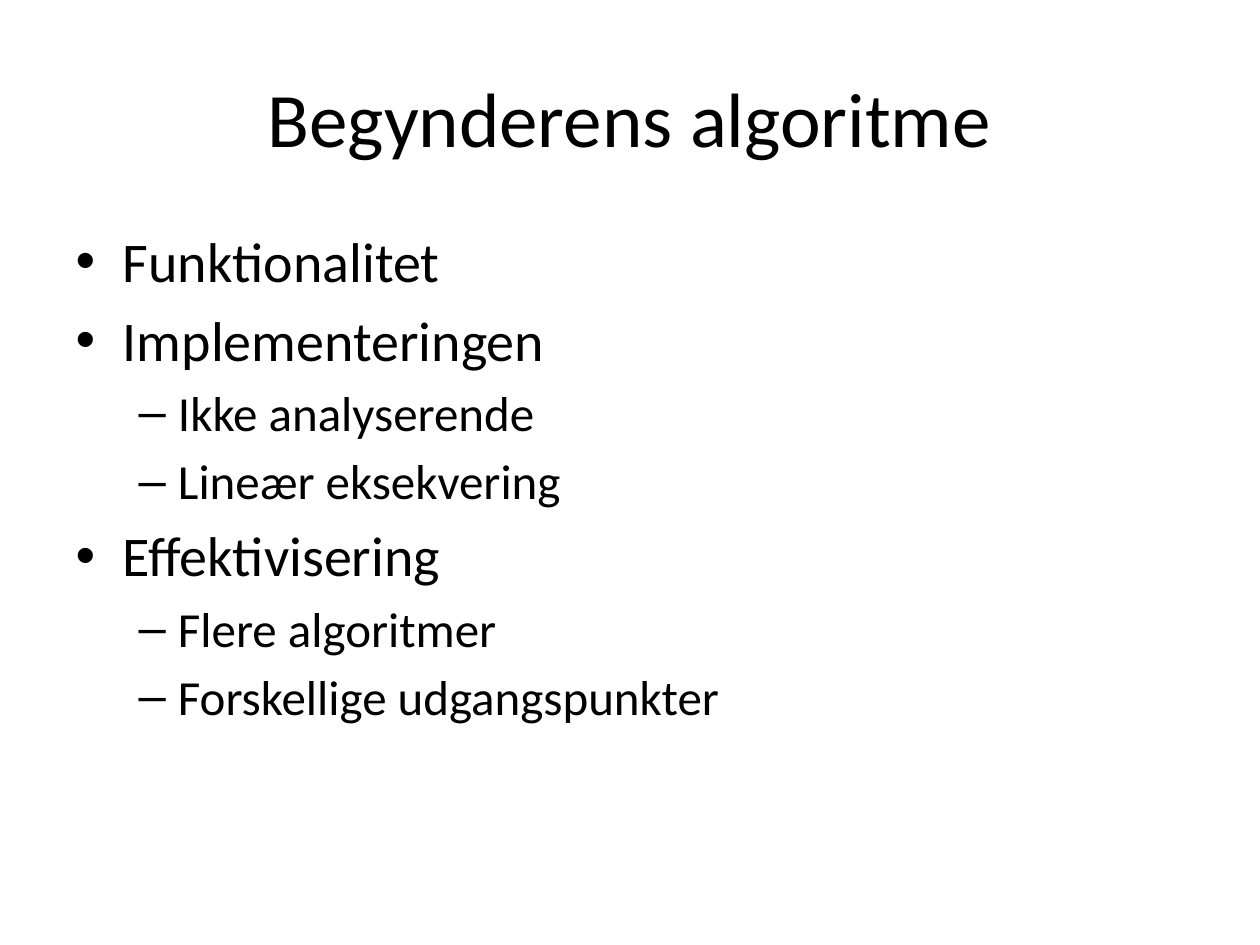
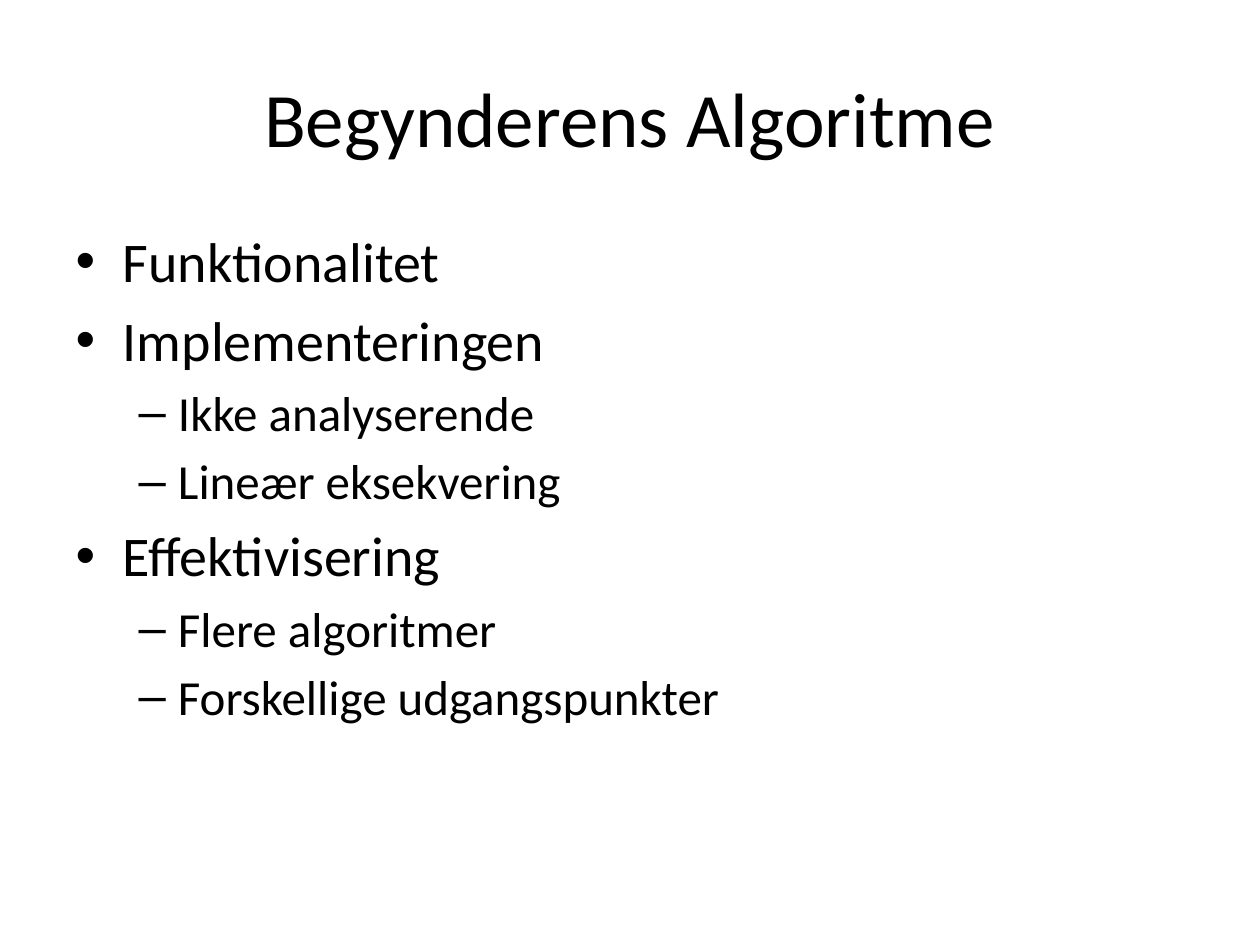
Before and after one commit to rasmusprentow/a215, a slide deck: slide 8 of Fremlæggelse/Rubik’s Cube.pptx. Drawn at 1260x945 pixels with LibreOffice and Linux fonts; fonts in the diff are those of the drawing. Boxes give left, top, right and bottom in pixels: in the first picture for what was removed or moved away, otherwise in the second. Text is boxed around its words. In the diff, an @@ line names an element or a change of style, - is before the commit and + after.

```diff
--- a/Fremlæggelse/Rubik’s Cube.pptx
+++ b/Fremlæggelse/Rubik’s Cube.pptx
@@ title at box(264, 93, 994, 161): text changed @@
-Begynderens algoritme
+Begynderens Algoritme
```
Also in this commit, not shown: 3 other slides changed, 2 slides added, 1 slide removed.
